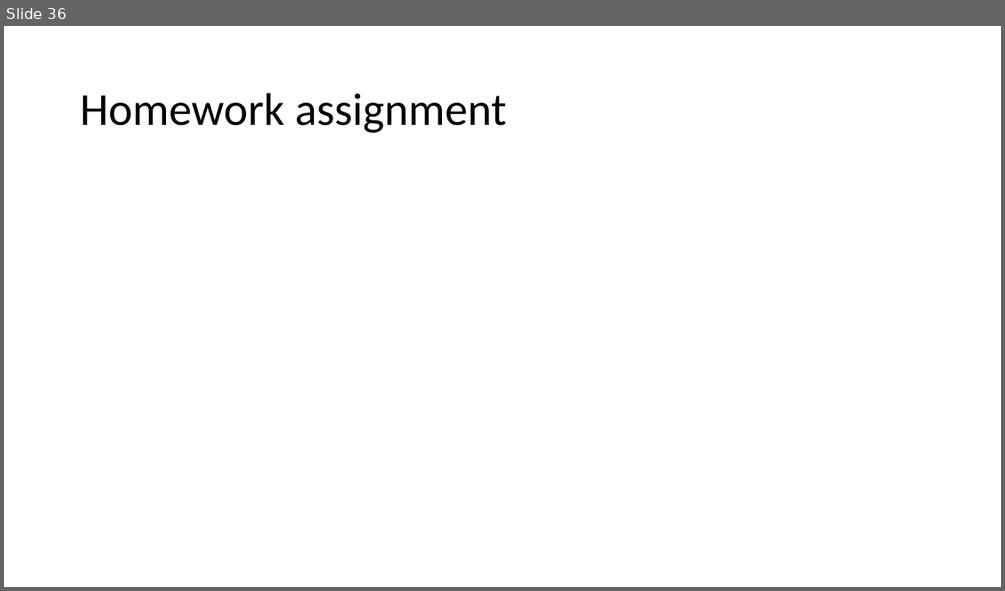
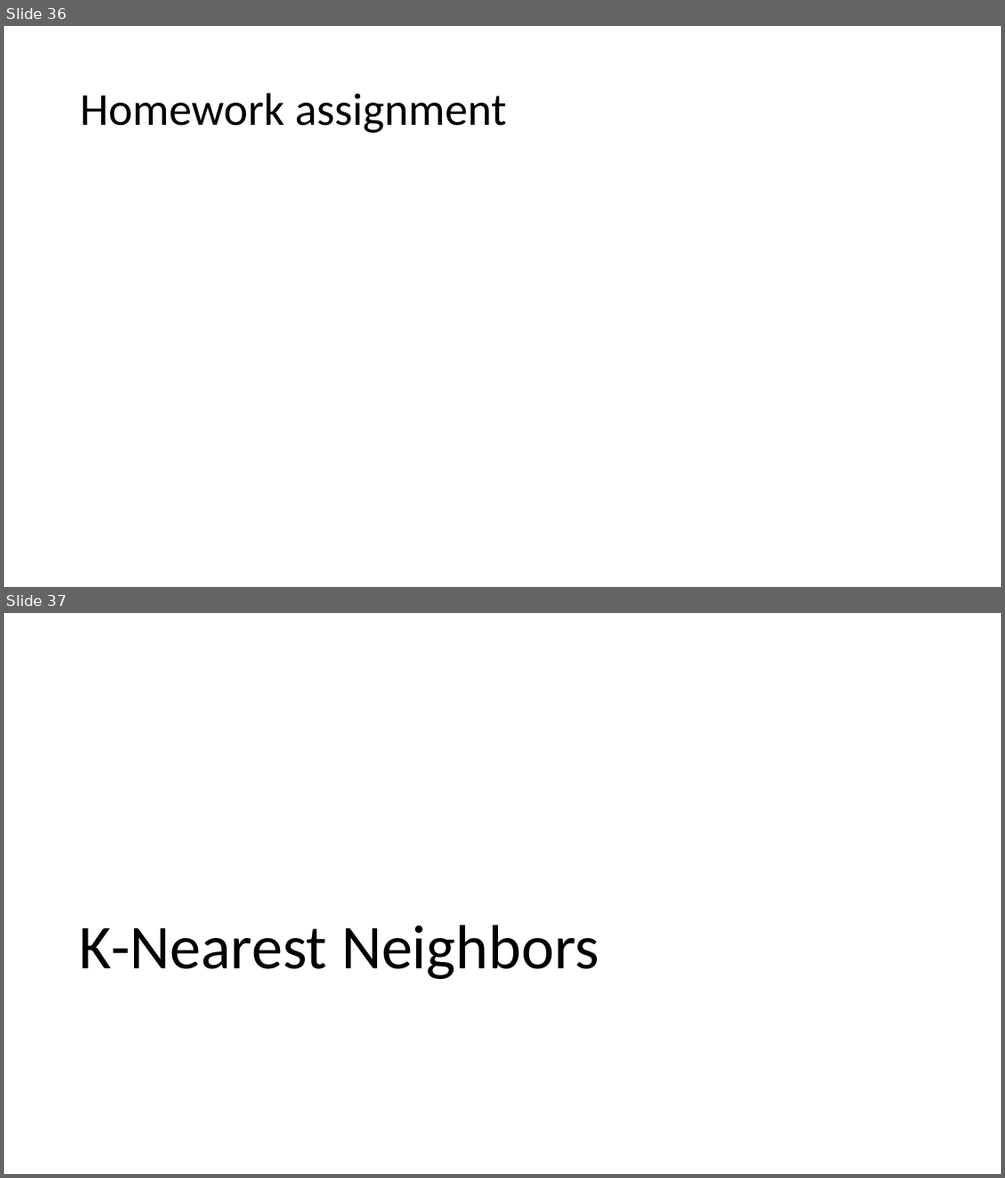
Before and after one commit to mathphysmx/teaching-ml, a slide deck: slides/04_ML_K-Means.pptx. Shown one above the other, each under a label of ours: slide 36 before the commit, slides 36 and 37 after it. The pictures are 1005x591 and 1005x1178 pixels, drawn with LibreOffice and Linux fonts; fonts in the diff are those of the drawing; grey boxes stand for pictures. Boxes give left, top, right and bottom in pixels: in the first picture for what was removed or moved away, otherwise in the second. Text is boxed around its words. In the diff, an @@ line names an element or a change of style, - is before the commit and + after.

Commit message:
feat: knn k-nearest neighbors

```diff
--- a/slides/04_ML_K-Means.pptx
+++ b/slides/04_ML_K-Means.pptx
@@ slide 37 added at <box>4,613,1001,1174</box>, background #FFFFFF @@
@@ title added at <box>80,925,599,979</box>, 60 pt, text #000000 @@
+K-Nearest Neighbors
```
Also in this commit, not shown: 1 other slide added, 1 other file.
